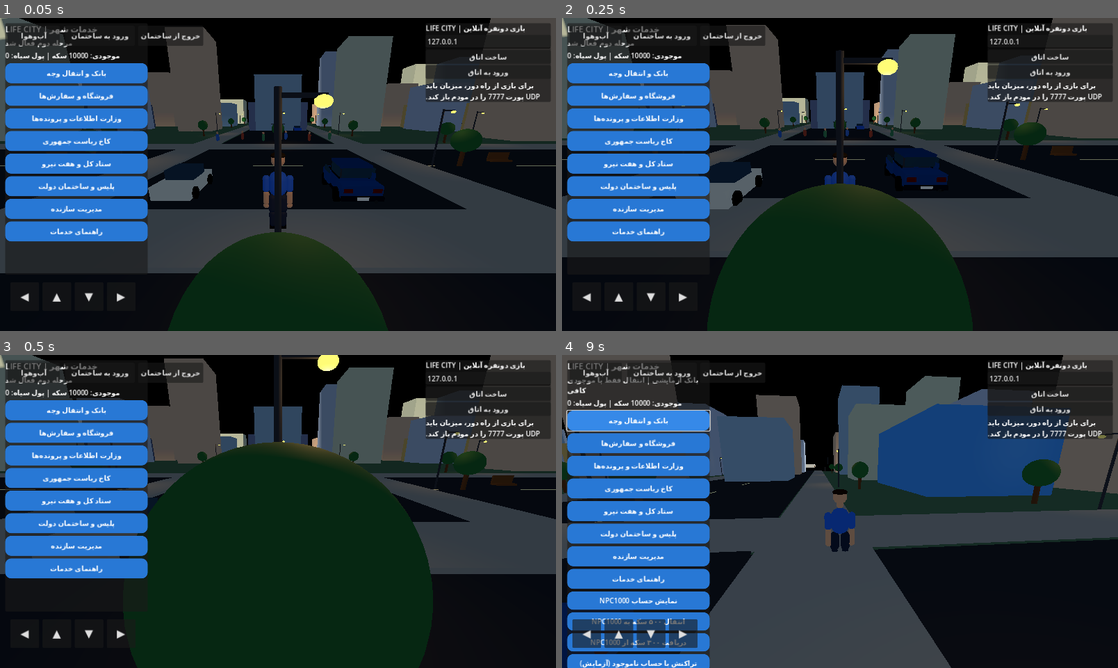
Above: before the commit, frames 1-4 (two rows, left to right).
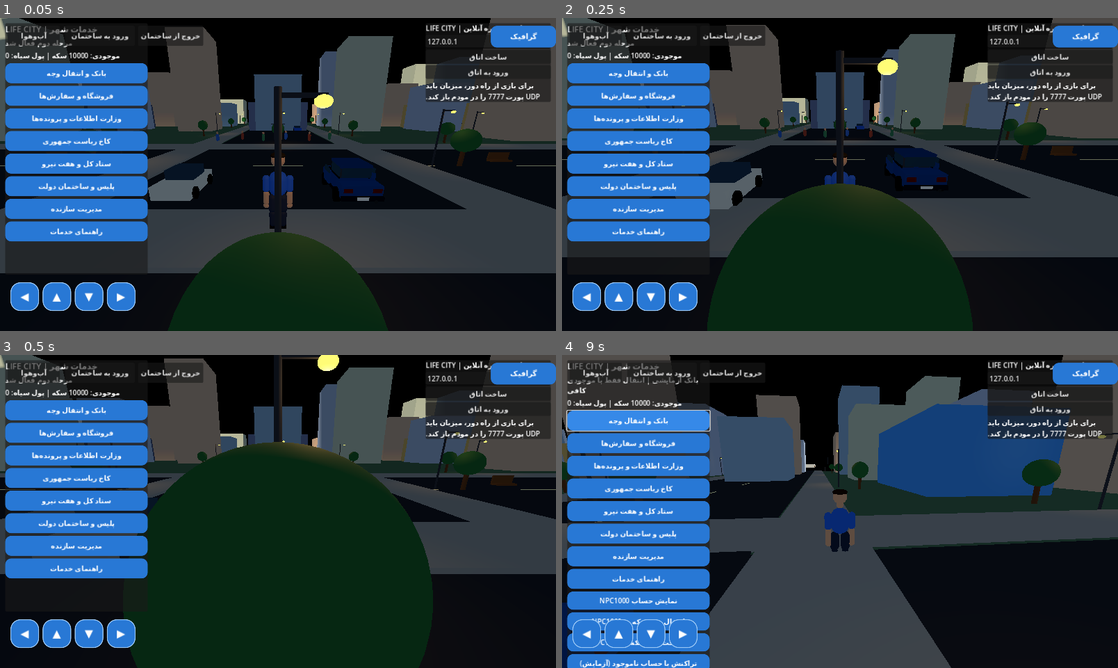
Above: after the commit, the same moments.

Repository: LifeCity2026Game/CITY
Game: Godot game, scene res://scenes/main.tscn
Two runs of this game, one before a commit and one after it. Both use one fixed random seed, a clock stepped at 60 frames per second and the inputs below.
Inputs (mouse positions are in pixels of both pictures, inside the frame that each line leads up to):
- Up to frame 1 (0.05 s): no input
- Up to frame 2 (0.25 s): no input
- Up to frame 3 (0.5 s): no input
- Up to frame 4 (9 s): move the mouse to (962, 495) at 0.52 s; hold D 0.53-1.25 s; click (962, 495) at 0.67 s; drag from (728, 527) to (812, 574) at 1.27 s; click "آب‌وهوا" at 2 s; click "ورود به ساختمان" at 2.75 s; click "خروج از ساختمان" at 3.5 s; click "◀" at 4.25 s; click "▲" at 5 s; click "▼" at 5.75 s; move the mouse to (895, 442) at 6.52 s; hold D 6.53-7.25 s; drag from (812, 574) to (673, 464) at 7.27 s; click "▶" at 8 s; click "بانک و انتقال وجه" at 8.75 s

The runs differ from the first frame. In frame 1, 2.5% of the frame differs, in the area x 1-100%, y 2-94%; in frame 2, 2.5%; in frame 3, 2.5%; in frame 4, 2.7%.
Error before the commit: Invalid call to function 'configure' in base 'CanvasLayer (graphics_settings.gd)'. Expected 3 arguments. (res://scripts/main.gd:220)

Commit message:
Style mobile movement controls and connect camera settings

Diff:
--- a/scripts/main.gd
+++ b/scripts/main.gd
@@ -200,6 +200,7 @@
 	var button := Button.new()
 	button.text = caption
 	button.custom_minimum_size = Vector2(66, 66)
+	_style_mobile_button(button)
 	button.add_theme_font_size_override("font_size", 25)
 	parent.add_child(button)
 	button.button_down.connect(func(): player.set_mobile_axis(axis, true))
@@ -217,7 +218,7 @@
 	graphics_layer.name = "GraphicsSettings"
 	graphics_layer.set_script(GRAPHICS_SCRIPT)
 	add_child(graphics_layer)
-	graphics_layer.configure(world_environment, sun)
+	graphics_layer.configure(world_environment, sun, player)
 
 func _build_stage_two() -> void:
 	ownership_ledger = Node.new()
@@ -244,3 +245,24 @@
 	vehicle_controller.position = Vector3(4.0, 0.2, 7.0)
 	add_child(vehicle_controller)
 	vehicle_controller.configure(player)
+
+func _style_mobile_button(button: Button) -> void:
+	var normal := StyleBoxFlat.new()
+	normal.bg_color = Color("2878d5")
+	normal.corner_radius_top_left = 22
+	normal.corner_radius_top_right = 22
+	normal.corner_radius_bottom_left = 22
+	normal.corner_radius_bottom_right = 22
+	normal.border_width_left = 2
+	normal.border_width_top = 2
+	normal.border_width_right = 2
+	normal.border_width_bottom = 2
+	normal.border_color = Color("9bc8f5")
+	var hover := normal.duplicate() as StyleBoxFlat
+	hover.bg_color = Color("3689e8")
+	var pressed := normal.duplicate() as StyleBoxFlat
+	pressed.bg_color = Color("1e5eaa")
+	button.add_theme_stylebox_override("normal", normal)
+	button.add_theme_stylebox_override("hover", hover)
+	button.add_theme_stylebox_override("pressed", pressed)
+	button.add_theme_color_override("font_color", Color.WHITE)
